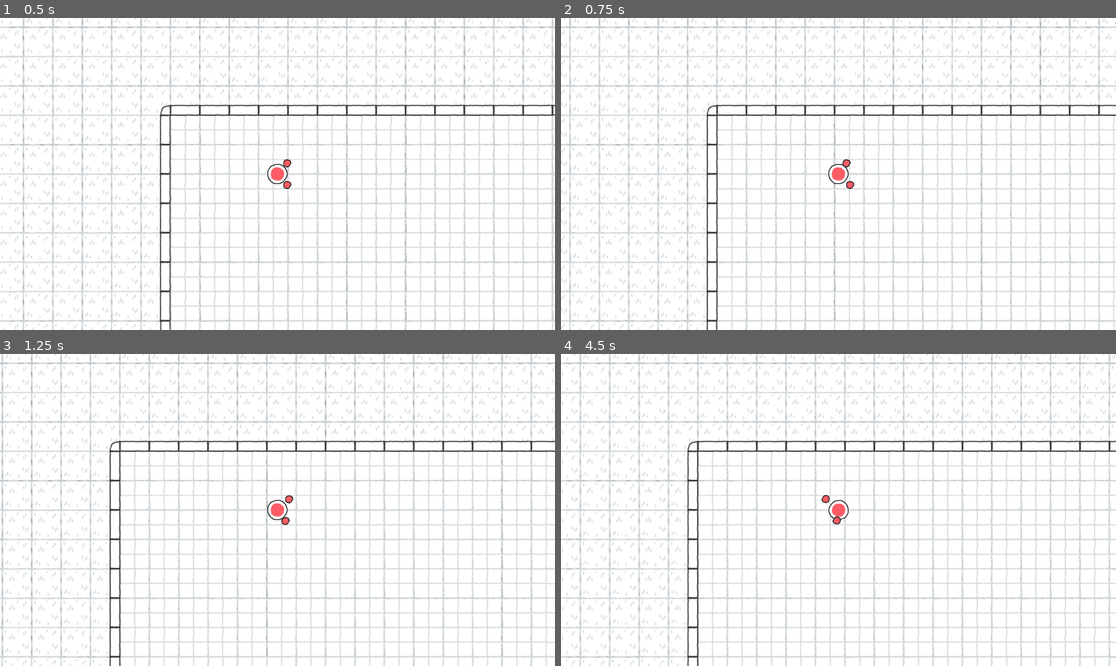
Above: before the commit, frames 1-4 (two rows, left to right).
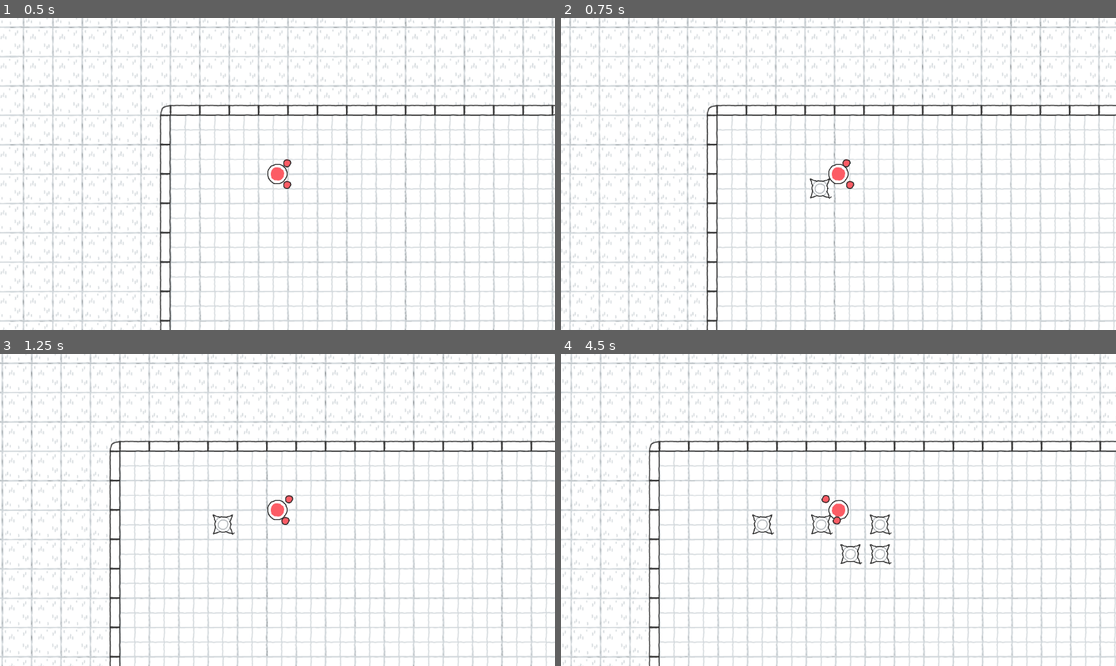
Above: after the commit, the same moments.

Repository: neitmaere/bombknights
Game: Godot game, scene res://scenes/levels/game.tscn
The game is run twice, just before and just after one commit, with the same random seed, the same clock (stepped at 60 frames per second) and the same inputs.
Inputs:
- Up to frame 1 (0.5 s): no input
- Up to frame 2 (0.75 s): tap Enter at 0.5 s; hold D (right) from 0.53 s (still down); tap Space (bomb) at 0.6 s
- Up to frame 3 (1.25 s): keep holding D (right)
- Up to frame 4 (4.5 s): release D (right) at 1.28 s; hold S (down) 1.28-2.03 s; tap Space (bomb) at 1.35, 2.3, 2.85, 3.6 s; hold D (right) 2.03-2.78 s; tap Shift (slide) at 2.1, 4.35 s; hold W (up) 2.78-3.53 s; hold A (left) from 3.53 s (still down)

Frame 1 is identical in both runs. In frame 2, 0.1% of the frame differs, in the area x 44-49%, y 51-58%; in frame 3, 0.1%; in frame 4, 17%, in the area x 0-100%, y 0-100%.

Commit message:
added base bomb

Diff:
--- /dev/null
+++ b/scenes/bombs/base_bomb.gd
@@ -0,0 +1,18 @@
+extends StaticBody2D
+
+signal player_left_bomb  # Signal wird gesendet, wenn der Spieler weggeht
+
+@onready var collision_shape = $CollisionShape2D
+
+func _ready():
+	# Deaktiviere die Kollision zu Beginn
+	collision_shape.set_deferred("disabled", true)
+
+
+
+
+
+func _on_player_left_bomb() -> void:
+	# Aktiviert die Kollision, wenn der Spieler das Signal sendet
+	collision_shape.set_deferred("disabled", false)
+	print("Player left bomb")
--- /dev/null
+++ b/scenes/bombs/base_bomb.tscn
@@ -0,0 +1,20 @@
+[gd_scene load_steps=4 format=3 uid="uid://b4wh7ogiy5nyk"]
+
+[ext_resource type="Texture2D" uid="uid://cp6xv1gullmlo" path="res://graphics/bombs/base_bomb.png" id="1_uxctu"]
+[ext_resource type="Script" path="res://scenes/bombs/base_bomb.gd" id="1_vpc3r"]
+
+[sub_resource type="CircleShape2D" id="CircleShape2D_77hh8"]
+radius = 52.0096
+
+[node name="BaseBomb" type="StaticBody2D"]
+collision_layer = 2
+collision_mask = 5
+script = ExtResource("1_vpc3r")
+
+[node name="Sprite2D" type="Sprite2D" parent="."]
+texture = ExtResource("1_uxctu")
+
+[node name="CollisionShape2D" type="CollisionShape2D" parent="."]
+shape = SubResource("CircleShape2D_77hh8")
+
+[connection signal="player_left_bomb" from="." to="." method="_on_player_left_bomb"]
--- a/scenes/game.gd
+++ b/scenes/game.gd
@@ -3,9 +3,43 @@
 @onready var tilemap = $Level/Ground  # Stelle sicher, dass der Pfad zur TileMap korrekt ist
 @onready var player = $Character    # Stelle sicher, dass der Pfad zum Player korrekt ist
 
+@export var bomb_scene: PackedScene  # Referenz zur Bomben-Szene
+
+var last_bomb : StaticBody2D = null  # Speichert die zuletzt platzierte Bombe
+
 func _process(_delta):
 	var player_pos = player.global_position  # Hole die globale Position des Spielers
-	var tile_coords = tilemap.local_to_map(tilemap.to_local(player_pos))  # Konvertiere in Tile-Koordinaten
+	var player_tile_coords = tilemap.local_to_map(tilemap.to_local(player_pos))  # Konvertiere in Tile-Koordinaten
 
 	if Input.is_action_just_pressed("bomb"):
-		print("Player steht auf Tile: ", tile_coords)
+		print("Player steht auf Tile: ", player_tile_coords)
+		place_bomb()
+
+	#if last_bomb:
+		## Sende Signal an die Bombe, um die Kollision zu aktivieren
+		#var last_bomb_tile_coords = tilemap.local_to_map(tilemap.to_local(last_bomb.global_position))
+		#if last_bomb_tile_coords != player_tile_coords:
+			#last_bomb.player_left_bomb.emit()
+			#last_bomb = null  # Zurücksetzen, damit das Signal nicht mehrfach gesendet wird
+
+	if last_bomb and player_pos.distance_to(last_bomb.global_position) > 100:
+		# Sende Signal an die Bombe, um die Kollision zu aktivieren
+		last_bomb.player_left_bomb.emit()
+		last_bomb = null  # Zurücksetzen, damit das Signal nicht mehrfach gesendet wird
+
+func place_bomb():
+	if bomb_scene:
+		var bomb_instance = bomb_scene.instantiate()
+		var tile_size = tilemap.tile_set.tile_size
+
+		# Spielerposition zur Tile-Koordinate umwandeln
+		var player_pos = player.global_position
+		var tile_coords = tilemap.local_to_map(player_pos)
+		var bomb_pos = tilemap.map_to_local(tile_coords)
+
+		# Setze Bombe auf das Tile-Zentrum
+		bomb_instance.global_position = bomb_pos
+		add_child(bomb_instance)
+		move_child(bomb_instance, player.get_index())
+
+		last_bomb = bomb_instance
--- a/scenes/levels/game.tscn
+++ b/scenes/levels/game.tscn
@@ -1,7 +1,8 @@
-[gd_scene load_steps=8 format=4 uid="uid://c1tfl3q6uctm8"]
+[gd_scene load_steps=9 format=4 uid="uid://c1tfl3q6uctm8"]
 
 [ext_resource type="PackedScene" uid="uid://wd1tl2khkiwa" path="res://scenes/players/character.tscn" id="1_3s725"]
 [ext_resource type="Script" path="res://scenes/game.gd" id="1_6thhe"]
+[ext_resource type="PackedScene" uid="uid://b4wh7ogiy5nyk" path="res://scenes/bombs/base_bomb.tscn" id="2_7dt4y"]
 [ext_resource type="Texture2D" uid="uid://ckltyoihass8p" path="res://graphics/tilesheet/tilesheet@2.png" id="2_ipowd"]
 
 [sub_resource type="TileSetAtlasSource" id="TileSetAtlasSource_bh24k"]
@@ -50,6 +51,7 @@
 
 [node name="Game" type="Node2D"]
 script = ExtResource("1_6thhe")
+bomb_scene = ExtResource("2_7dt4y")
 
 [node name="Level" type="Node2D" parent="."]
 
--- a/scenes/players/character.tscn
+++ b/scenes/players/character.tscn
@@ -122,7 +122,7 @@
 }
 
 [node name="Character" type="CharacterBody2D"]
-collision_mask = 4
+collision_mask = 6
 script = ExtResource("1_3u2gt")
 slide_speed = 800.0
 
Binary file added: graphics/bombs/base_bomb.png
Not shown, added: graphics/bombs/base_bomb.png.import
